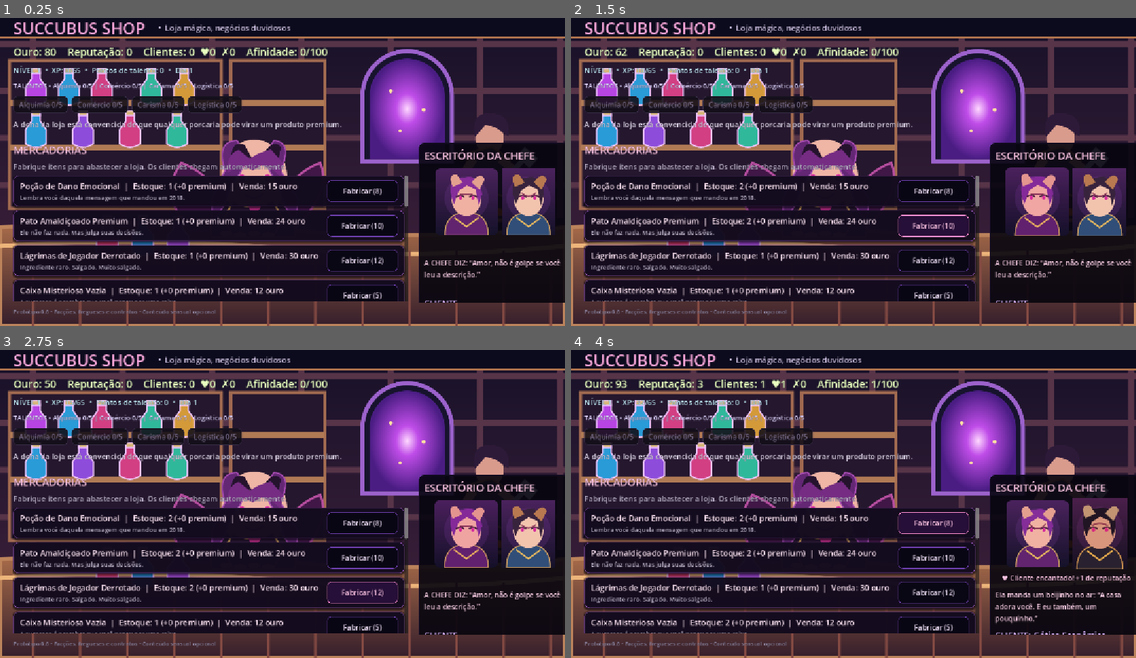
Above: before the commit, frames 1-4 (two rows, left to right).
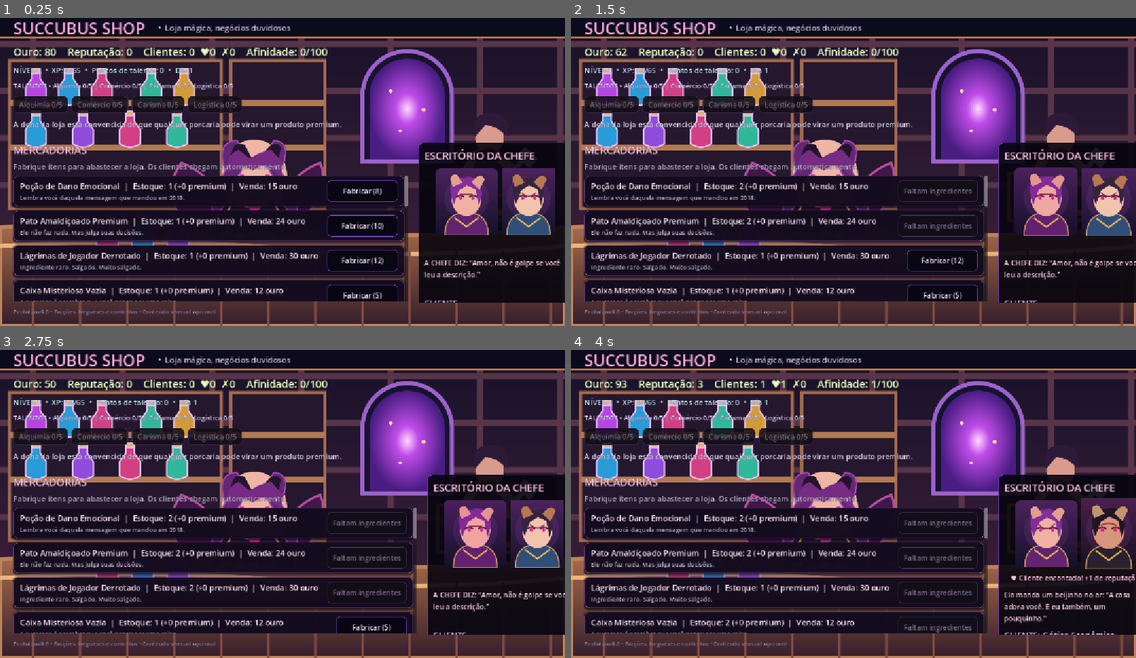
Above: after the commit, the same moments.

Repository: GMGuimaraes/succubus-shop
Game: Godot game, scene res://main.tscn
Same seed, same stepped clock (60 frames per second), same inputs: the game is played once before the commit and once after it.
Inputs (mouse positions are in pixels of both pictures, inside the frame that each line leads up to):
- Up to frame 1 (0.25 s): no input
- Up to frame 2 (1.5 s): click "Fabricar (8)" at 0.5 s; click "Fabricar (10)" at 1.25 s
- Up to frame 3 (2.75 s): click "Fabricar (12)" at 2 s
- Up to frame 4 (4 s): click "Fabricar (5)" at 2.75 s; click (932, 522) at 3.5 s, where only the run before the commit has a clickable "Fabricar (8)"

The runs differ from the first frame. In frame 2, 6.8% of the frame differs, in the area x 57-100%, y 40-93%; in frame 3, 6.8%; in frame 4, 7.2%.

Commit message:
Improve crafting feedback and production achievements

Diff:
--- a/main.gd
+++ b/main.gd
@@ -567,6 +567,7 @@
 		last_event = "OBRA-PRIMA! %s saiu impecável e vale 50%% a mais. A chefe finge que foi de propósito." % product_name
 	else:
 		last_event = "Produzido: %s. A qualidade foi inspecionada por alguém que não entende do assunto." % item["name"]
+	_check_achievements()
 	_save_game()
 	_refresh_ui()
 
@@ -1030,8 +1031,12 @@
 		var premium_count := int(premium_stock.get(str(item["name"]), 0))
 		var demand_marker := "  ✦ EM ALTA" if i == _demand_index() else ""
 		product_labels[i].text = "%s%s  |  Estoque: %d (+%d premium)  |  Venda: %d ouro%s" % ["" if unlocked else "🔒 ", item["name"], item["stock"], premium_count, item["price"], demand_marker] if unlocked else "%s  |  Desbloqueia no nível %d" % [item["name"], required_level]
-		craft_buttons[i].text = "Fabricar (%d)" % maxi(1, int(round(float(item["cost"]) * (1.0 - 0.05 * alchemy_rank)))) if unlocked else "Receita bloqueada"
-		craft_buttons[i].disabled = not unlocked or gold < maxi(1, int(round(float(item["cost"]) * (1.0 - 0.05 * alchemy_rank))))
+		var craft_cost := maxi(1, int(round(float(item["cost"]) * (1.0 - 0.05 * alchemy_rank))))
+		var missing_ingredients: Array[String] = []
+		if unlocked:
+			missing_ingredients = _missing_ingredients(item)
+		craft_buttons[i].text = "Fabricar (%d)" % craft_cost if unlocked and missing_ingredients.is_empty() else "Faltam ingredientes" if unlocked else "Receita bloqueada"
+		craft_buttons[i].disabled = not unlocked or gold < craft_cost or not missing_ingredients.is_empty()
 	var ad_cost := 75 + ad_level * 60
 	upgrade_button.text = "Propaganda infernal • %d ouro (nível %d)" % [ad_cost, ad_level]
 	upgrade_button.disabled = gold < ad_cost
@@ -1261,7 +1266,9 @@
 		{"id": "marketing_3", "name": "Propaganda em todo plano astral (nível 3)", "condition": ad_level >= 3, "gold": 30, "rep": 2},
 		{"id": "delighted_10", "name": "Coração conquistado (10 clientes encantados)", "condition": happy_customers >= 10, "gold": 40, "rep": 3},
 		{"id": "faction_noted", "name": "Diplomacia do balcão (facção Notada)", "condition": _max_faction_tier() >= 1, "gold": 35, "rep": 2},
-		{"id": "faction_respected", "name": "Embaixadora infernal (facção Respeitada)", "condition": _max_faction_tier() >= 2, "gold": 60, "rep": 4}
+		{"id": "faction_respected", "name": "Embaixadora infernal (facção Respeitada)", "condition": _max_faction_tier() >= 2, "gold": 60, "rep": 4},
+		{"id": "ingredient_buyer", "name": "Fornecedor VIP (10 ingredientes comprados)", "condition": total_ingredients_bought >= 10, "gold": 25, "rep": 1},
+		{"id": "premium_artisan", "name": "Mão de Midas (3 produtos premium)", "condition": premium_crafted >= 3, "gold": 45, "rep": 2}
 	]
 	for achievement in definitions:
 		var achievement_id: String = str(achievement["id"])
@@ -1284,7 +1291,9 @@
 		"marketing_3": "Propaganda astral",
 		"delighted_10": "Coração conquistado",
 		"faction_noted": "Diplomacia do balcão",
-		"faction_respected": "Embaixadora infernal"
+		"faction_respected": "Embaixadora infernal",
+		"ingredient_buyer": "Fornecedor VIP",
+		"premium_artisan": "Mão de Midas"
 	}
 	var lines: Array[String] = ["CONQUISTAS: %d/%d" % [unlocked_achievements.size(), names.size()]]
 	for achievement_id in names.keys():
